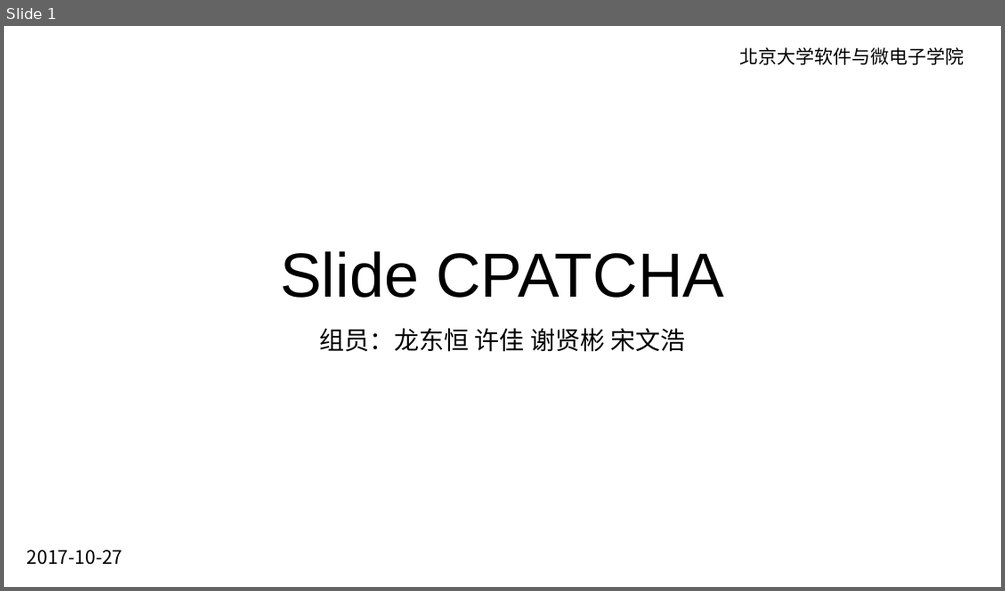
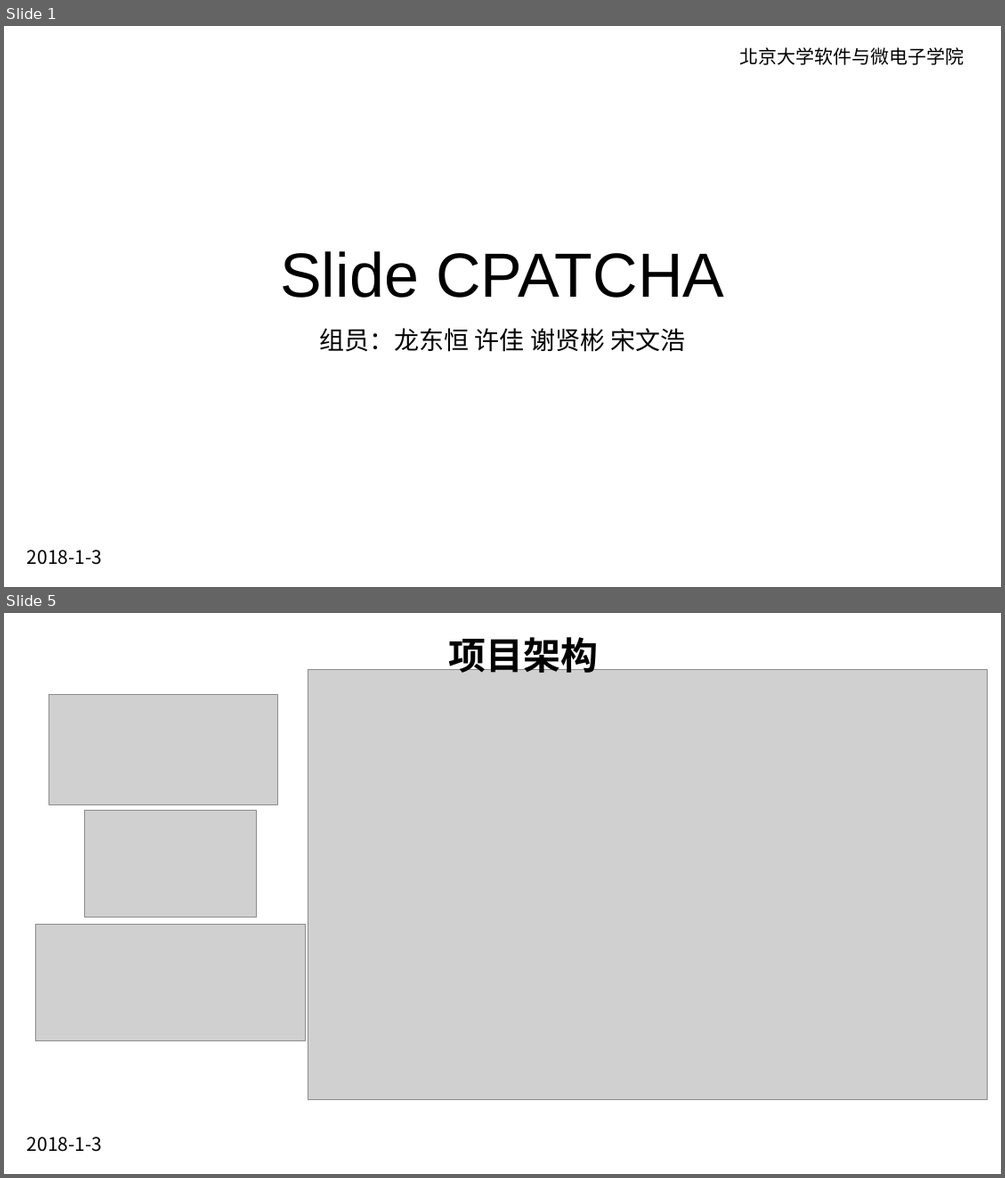
Before and after one commit to kebreathing/Slide-CPATCHA, a slide deck: ppt/Slide-CPATCHA-结题报告.pptx. Shown one above the other, each under a label of ours: slide 1 before the commit, slides 1 and 5 after it; the slides between them are not shown. The pictures are 1005x591 and 1005x1178 pixels, drawn with LibreOffice and Linux fonts; fonts in the diff are those of the drawing; grey boxes stand for pictures; background and template pictures are left out. Boxes give left, top, right and bottom in pixels: in the first picture for what was removed or moved away, otherwise in the second. Text is boxed around its words. In the diff, an @@ line names an element or a change of style, - is before the commit and + after.

```diff
--- a/ppt/Slide-CPATCHA-结题报告.pptx
+++ b/ppt/Slide-CPATCHA-结题报告.pptx
@@ slide 5 added at [4,613,1001,1174], background picture (left out) @@
@@ text added at [448,631,598,673], 36 pt, text #000000, bold @@
+项目架构
@@ picture added at [308,670,987,1100] @@
@@ picture added at [48,694,277,804] @@
@@ picture added at [85,811,257,917] @@
@@ picture added at [35,925,305,1041] @@
@@ text added at [27,1136,102,1151], 18 pt, text #000000 @@
+2018-1-3
@@ slide 1 changed as well @@
@@ text removed at [27,549,123,564] @@
-2017-10-27
@@ text added at [27,549,102,564], 18 pt, text #000000 @@
+2018-1-3
```
Also in this commit, not shown: 3 other slides changed, 5 other slides added, 11 slides removed, 1 other file.
